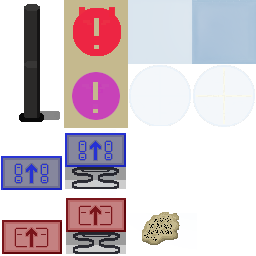
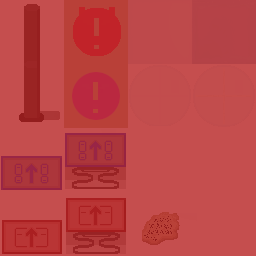
Revision of a layered 256 × 256 image; what changed, layer by layer:
added layer "red" (80%) above "Вставленный слой" over (0, 0, 256, 256)
